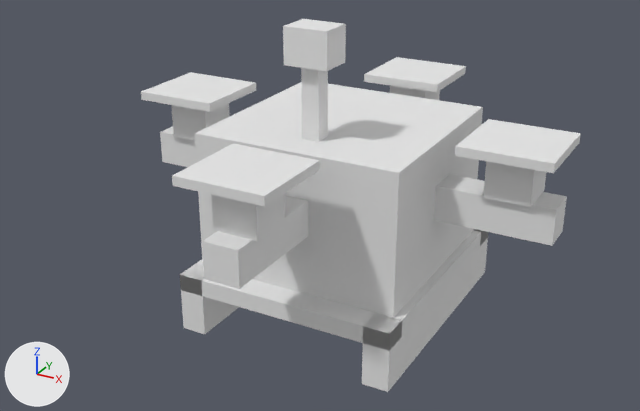
The OBJ model models/cogwork_drone.obj, before and after one commit.
Rendered twice from a 50 mm lens placed at (0.87, -1.7, 0.585), pointed at (-0.032, -0.06, -0.235). Every picture has the same lights, and +X, +Y and +Z are marked at lower left. The picture after the commit comes second. Where no turn or scale is listed for an object, it has been applied to the vertices. Vertices at exactly the same position are counted once.

The scene before the commit, as lines of its bpy script (objects in view):
```python
me_cogwork_drone = bpy.data.meshes.new('cogwork_drone')
me_cogwork_drone.from_pydata(...)  # 132 vertices, 102 faces; spans x -0.5..0.5, y -0.5..0.5, z -0.5..0.2
# faces by material slot: [15, 1, 54, 31, 1]
me_cogwork_drone.materials.append(mat_metal)  # white #e7e7e7
me_cogwork_drone.materials.append(mat_face)  # white #e7e7e7
me_cogwork_drone.materials.append(mat_tread)  # white #e7e7e7
me_cogwork_drone.materials.append(mat_accent)  # white #e7e7e7
me_cogwork_drone.materials.append(mat_grille)  # white #e7e7e7
ob_cogwork_drone = bpy.data.objects.new('cogwork_drone', me_cogwork_drone)
ob_cogwork_drone.location = (0.0, 0.0, 0.0)
```
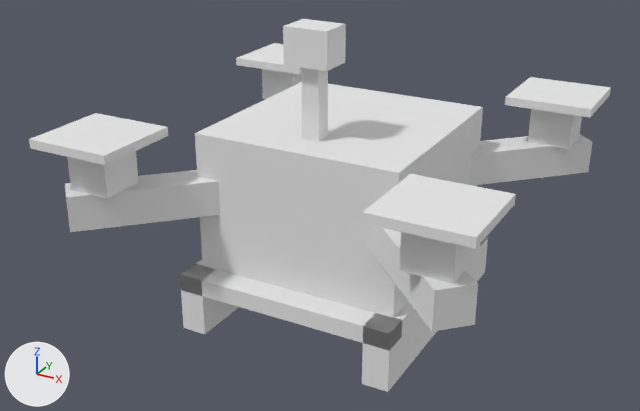
What the commit changed:
me_cogwork_drone is used by ob_cogwork_drone; location (0.0, 0.0, 0.0).
me_cogwork_drone had 132 vertices, 102 faces and spanned x -0.5..0.5, y -0.5..0.5, z -0.5..0.2.
me_cogwork_drone now has 132 vertices, 102 faces and spans x -0.48..0.48, y -0.48..0.48, z -0.5..0.2.
me_cogwork_drone part 1: the loose piece of 8 vertices spanning x -0.45..-0.35, y -0.05..0.05, z -0.14..-0.04 is moved by (0.02, 0.38, 0.0).
me_cogwork_drone part 2: the loose piece of 8 vertices spanning x -0.5..-0.3, y -0.1..0.1, z -0.04..-0.02 is moved by (0.02, 0.38, 0.0).
me_cogwork_drone part 3: the loose piece of 8 vertices spanning x 0.35..0.45, y -0.05..0.05, z -0.14..-0.04 is moved by (-0.02, 0.38, 0.0).
me_cogwork_drone part 4: the loose piece of 8 vertices spanning x 0.3..0.5, y -0.1..0.1, z -0.04..-0.02 is moved by (-0.02, 0.38, 0.0).
me_cogwork_drone part 5: the loose piece of 8 vertices spanning x -0.05..0.05, y 0.35..0.45, z -0.14..-0.04 is moved by (-0.38, -0.78, 0.0).
me_cogwork_drone part 6: the loose piece of 8 vertices spanning x -0.1..0.1, y 0.3..0.5, z -0.04..-0.02 is moved by (-0.38, -0.78, 0.0).
me_cogwork_drone part 7: the loose piece of 8 vertices spanning x -0.05..0.05, y -0.45..-0.35, z -0.14..-0.04 is moved by (0.38, 0.02, 0.0).
me_cogwork_drone part 8: the loose piece of 8 vertices spanning x -0.1..0.1, y -0.5..-0.3, z -0.04..-0.02 is moved by (0.38, 0.02, 0.0).
Part 9, on me_cogwork_drone:
Vertex 36 of me_cogwork_drone moves from (0.5, -0.04, -0.22) at pixel (552, 245) to (0.41, -0.467, -0.22) at pixel (431, 331).
Vertex 37 of me_cogwork_drone moves from (0.5, 0.04, -0.22) at pixel (562, 231) to (0.467, -0.41, -0.22) at pixel (474, 324).
Vertex 38 of me_cogwork_drone moves from (0.5, 0.04, -0.14) at pixel (566, 196) to (0.467, -0.41, -0.14) at pixel (478, 284).
Vertex 39 of me_cogwork_drone moves from (0.5, -0.04, -0.14) at pixel (556, 210) to (0.41, -0.467, -0.14) at pixel (434, 290).
Vertex 40 of me_cogwork_drone moves from (-0.5, 0.04, -0.22) to (-0.41, 0.467, -0.22).
Vertex 41 of me_cogwork_drone moves from (-0.5, -0.04, -0.22) at pixel (162, 161) to (-0.467, 0.41, -0.22).
Vertex 42 of me_cogwork_drone moves from (-0.5, -0.04, -0.14) at pixel (160, 131) to (-0.467, 0.41, -0.14).
Vertex 43 of me_cogwork_drone moves from (-0.5, 0.04, -0.14) to (-0.41, 0.467, -0.14).
Part 10, on me_cogwork_drone:
Vertex 44 of me_cogwork_drone moves from (0.04, -0.5, -0.22) at pixel (239, 289) to (0.467, 0.41, -0.22) at pixel (588, 172).
Vertex 45 of me_cogwork_drone moves from (0.04, 0.5, -0.22) to (0.41, 0.467, -0.22).
Vertex 46 of me_cogwork_drone moves from (0.04, 0.5, -0.14) to (0.41, 0.467, -0.14).
Vertex 47 of me_cogwork_drone moves from (0.04, -0.5, -0.14) at pixel (238, 250) to (0.467, 0.41, -0.14) at pixel (592, 141).
Vertex 48 of me_cogwork_drone moves from (-0.04, 0.5, -0.22) to (-0.467, -0.41, -0.22) at pixel (69, 217).
Vertex 49 of me_cogwork_drone moves from (-0.04, -0.5, -0.22) at pixel (204, 279) to (-0.41, -0.467, -0.22) at pixel (70, 232).
Vertex 50 of me_cogwork_drone moves from (-0.04, -0.5, -0.14) at pixel (202, 241) to (-0.41, -0.467, -0.14) at pixel (65, 197).
Vertex 51 of me_cogwork_drone moves from (-0.04, 0.5, -0.14) to (-0.467, -0.41, -0.14) at pixel (64, 183).

What differs and where, as boxes [x1, y1, x2, y2] in the pictures (640 x 411 px; the box of a moved part takes in the faces that stretch with it):
'cogwork_drone', reshaped (32% wider)
    before: [141, 19, 581, 392]
    after: [29, 19, 611, 392]
part 1 of me_cogwork_drone, moved or reshaped
    before: [172, 103, 229, 140]
    after: [262, 69, 301, 99]
part 2 of me_cogwork_drone, moved or reshaped
    before: [141, 72, 256, 112]
    after: [236, 43, 301, 75]
part 3 of me_cogwork_drone, moved or reshaped
    before: [483, 161, 546, 207]
    after: [528, 109, 582, 149]
part 4 of me_cogwork_drone, moved or reshaped
    before: [455, 119, 581, 173]
    after: [505, 77, 611, 118]
part 5 of me_cogwork_drone, moved or reshaped
    before: [390, 86, 440, 100]
    after: [67, 151, 139, 199]
part 6 of me_cogwork_drone, moved or reshaped
    before: [364, 57, 466, 92]
    after: [29, 113, 168, 165]
part 7 of me_cogwork_drone, moved or reshaped
    before: [211, 193, 285, 241]
    after: [399, 232, 475, 284]
part 8 of me_cogwork_drone, moved or reshaped
    before: [172, 144, 320, 207]
    after: [362, 174, 516, 249]
part 9 of me_cogwork_drone, moved or reshaped
    before: [160, 126, 567, 246]
    after: [370, 225, 478, 332]
part 10 of me_cogwork_drone, moved or reshaped
    before: [202, 196, 308, 289]
    after: [65, 134, 592, 232]
